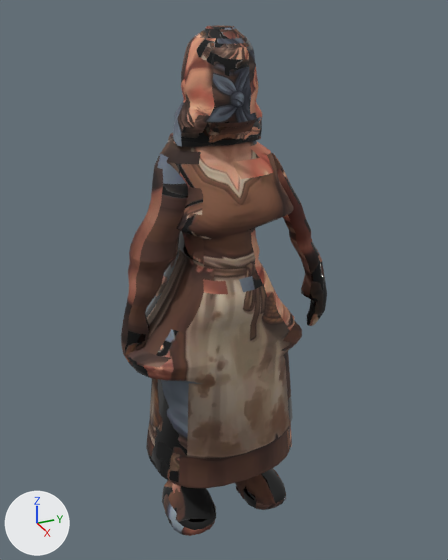
The glTF model assets/models/npcs/npc_fishwife.glb, before and after one commit.
The view is the same before and after, from a 50 mm camera at (1.61, -0.713, 1.691) aimed at (-0.037, 0.028, 0.867). Arrows for +X, +Y and +Z are at lower left; the lights stay in place. The picture after the commit comes second. Vertices at exactly the same position are counted once.

Names of what the first picture shows: 'arm_L'.
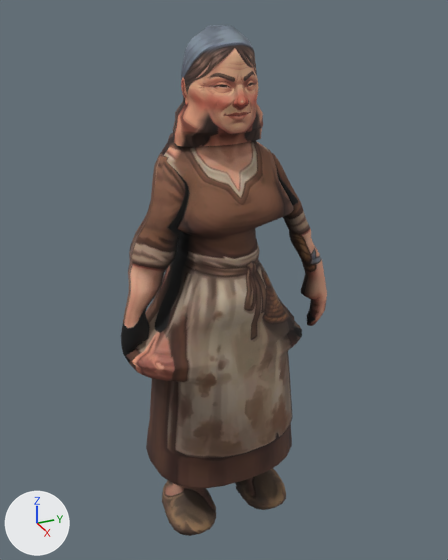
Where the change shows, as pixel boxes (x1, y1, x2, y2) in the pictures (448 x 560 px; the box of a moved part takes in the faces that stretch with it):
part 1 of me_arm_l, moved or reshaped: before (173, 26, 263, 135); after (173, 26, 263, 136)
part 2 of me_arm_l, surface changed: (121, 25, 327, 536) in both

What changed in the scene script:
```text
Change me_arm_l:
    used by ob_arm_l; location = (0.0, 0.0, 0.0)
    remove me_arm_l.from_pydata(...)  # 2552 vertices, 5058 faces; spans x -0.21..0.2, y -0.33..0.39, z 0.0..1.62
    add me_arm_l.from_pydata(...)  # 2600 vertices, 5154 faces; spans x -0.21..0.2, y -0.33..0.39, z 0.0..1.62
    me_arm_l part 1
    24 vertices are removed from x -0.13..0.12, y -0.1..0.1, z 1.49
    211 faces are deleted
    13 vertices in x -0.12..0.12, y -0.09..0.09, z 1.52 move by (0.0, 0.0, 0.02)
    9 vertices in x -0.09..0.06, y -0.02..0.02, z 1.58..1.62 move by (-0.01, 0.0, 0.0)
    6 vertices in x 0.02..0.13, y -0.12..0.12, z 1.37..1.58 move by (0.01, 0.0, 0.0)
    5 vertices in x 0.0..0.11, y 0.04..0.1, z 1.52..1.59 move by (0.0, -0.01, 0.02)
    5 vertices in x -0.13..-0.06, y -0.05..0.05, z 1.52..1.59 move by (0.01, 0.0, 0.02)
    5 vertices in x 0.0..0.11, y -0.1..-0.04, z 1.52..1.59 move by (0.0, 0.01, 0.02)
    45 vertices move from x -0.09..0.13, y -0.1..0.1, z 1.37..1.62 to x -0.09..0.13, y -0.1..0.1, z 1.36..1.62
    72 vertices are added at x -0.15..0.11, y -0.13..0.13, z 1.36..1.61
    307 new faces join them
    me_arm_l part 2: 4395 kept faces spanning x -0.21..0.19, y -0.33..0.39, z 0.0..1.62 get new texture (UV) coordinates
```
